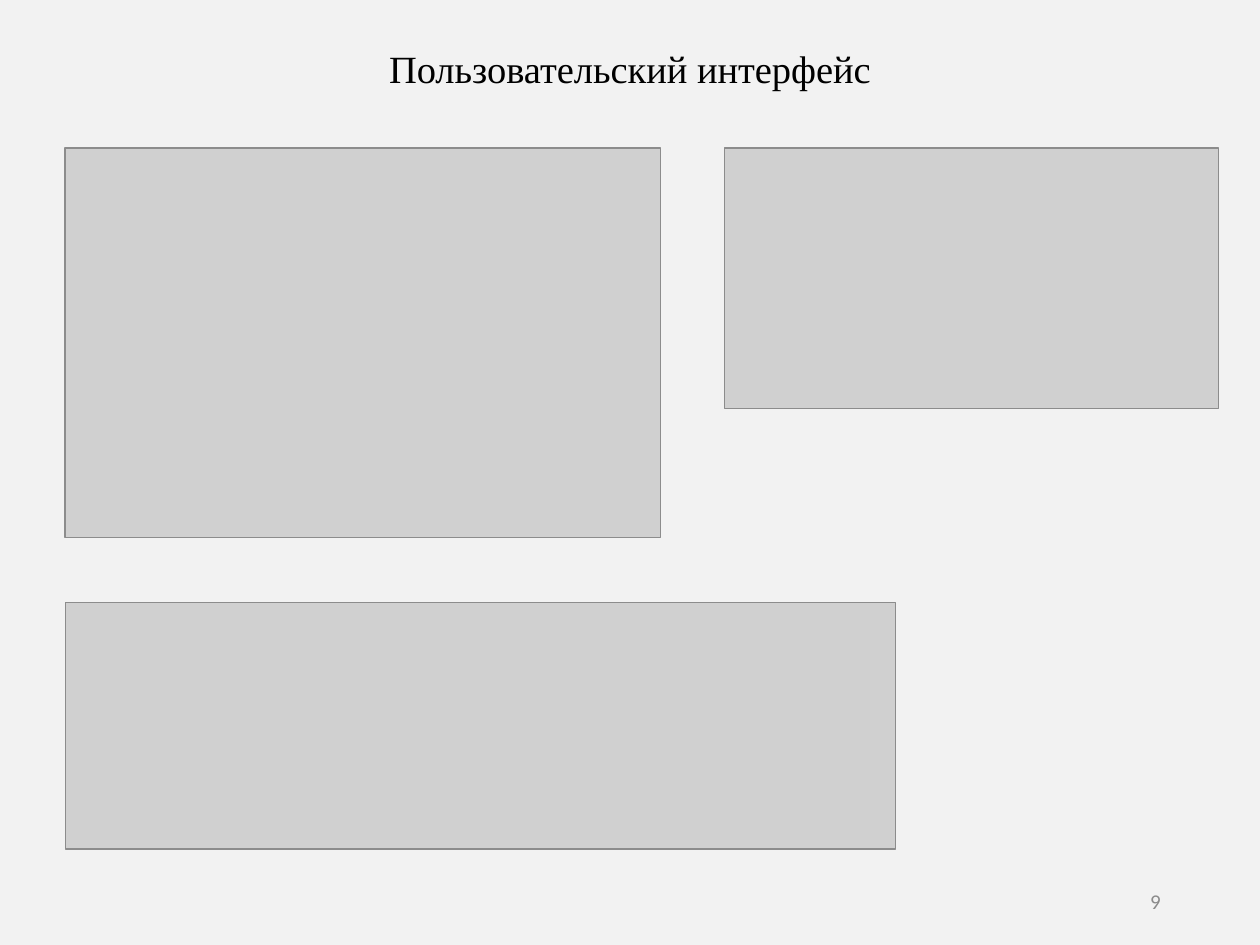
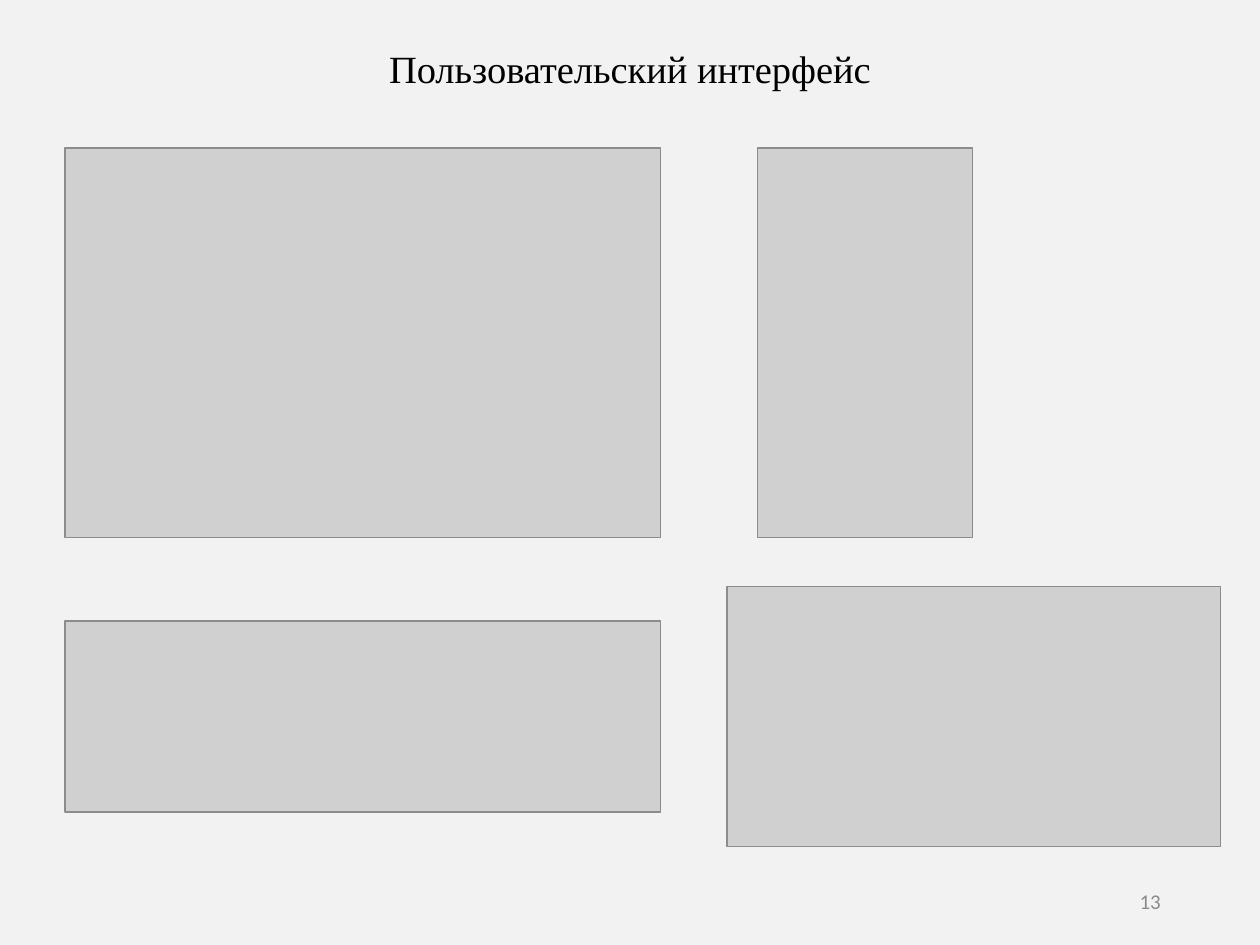
Before and after one commit to LavruhinMax/Diplom, a slide deck: slide 13 of doc/Презентация.pptx (slide 9 before the commit). Drawn at 1260x945 pixels with LibreOffice and Linux fonts; fonts in the diff are those of the drawing; grey boxes stand for pictures. Boxes give left, top, right and bottom in pixels: in the first picture for what was removed or moved away, otherwise in the second. Text is boxed around its words. In the diff, an @@ line names an element or a change of style, - is before the commit and + after.

```diff
--- a/doc/Презентация.pptx
+++ b/doc/Презентация.pptx
@@ picture added at (x1=757, y1=149, x2=971, y2=538) @@
@@ picture moved from (x1=724, y1=149, x2=1218, y2=408) to (x1=727, y1=586, x2=1221, y2=845) @@
@@ picture resized from (x1=66, y1=602, x2=896, y2=849) to (x1=66, y1=621, x2=660, y2=813) @@
@@ page number at (x1=1140, y1=895, x2=1161, y2=909): text changed @@
-9
+13
```
Also in this commit, not shown: 4 other slides changed, 5 slides added, 13 other files.
